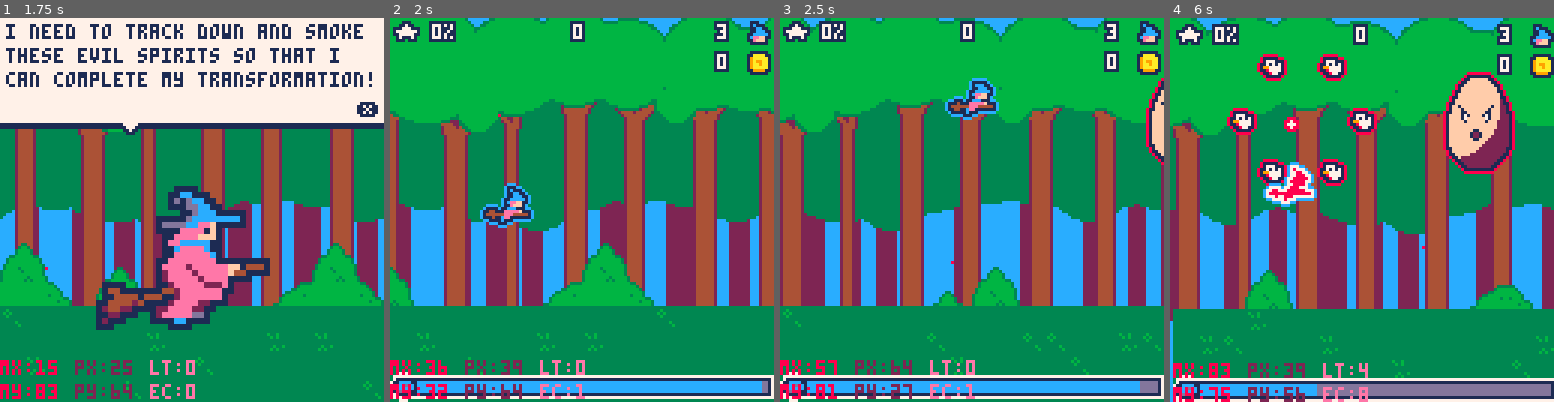
Above: before the commit, frames 1-4 (left to right).
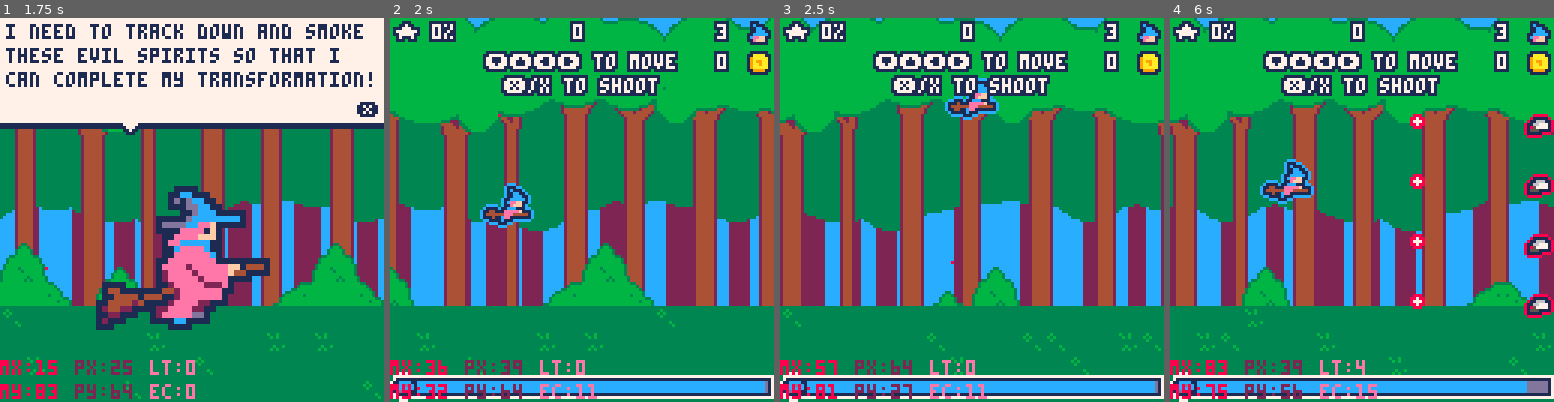
Above: after the commit, the same moments.

Repository: roseblack02/pico8-witch_blaster
Game: PICO-8 cartridge witch_blaster.p8
Same seed, same stepped clock (60 frames per second), same inputs: the game is played once before the commit and once after it.
Inputs (mouse positions are in pixels of both pictures, inside the frame that each line leads up to):
- Up to frame 1 (1.75 s): tap X (X key) at 0.33, 1.07 s; click (280, 121) at 0.67 s; tap O (Z key) at 0.7, 1.7 s; click (46, 267) at 1.22 s; hold Right from 1.6 s (still down)
- Up to frame 2 (2 s): keep holding Right; click (497, 114) at 1.77 s; tap X (X key) at 1.85 s
- Up to frame 3 (2.5 s): release Right at 2.1 s; tap O (Z key) at 2.1 s; hold Up 2.15-2.42 s; click (952, 259) at 2.32 s; hold Right from 2.47 s (still down)
- Up to frame 4 (6 s): tap O (Z key) every 0.4 s from 2.5 to 5.7 s; click (1404, 106) at 2.87 s; tap X (X key) at 2.97, 4.08, 5.2 s; release Right at 3.03 s; hold Left 3.08-3.58 s; click (1465, 256) at 3.42 s; hold Down 3.63-3.97 s; click (1231, 102) at 3.97 s; hold Right 4.02-4.68 s; click (1292, 248) at 4.52 s; hold Up 4.73-5.03 s; click (1354, 94) at 5.07 s; hold Left 5.08-5.68 s; click (1419, 244) at 5.62 s; hold Down from 5.73 s (still down)

Frame 1 is identical in both runs. In frame 2, 4.4% of the frame differs, in the area x 24-98%, y 8-100%; in frame 3, 5.2%; in frame 4, 34%, in the area x 0-100%, y 0-100%.

Commit message:
you can reset level or return to menu when out of lives

Diff:
--- a/witch_blaster.p8
+++ b/witch_blaster.p8
@@ -4,12 +4,13 @@
 --main tab
 
 --[[todo
-	death screen
-
-	make 7 levels (4 and 7 are bosses)
-	make boss enemies (egg) (wizard)
+	maybe an extra level or 2?
+
+	fix
 
 	refine tutorial level
+
+	sfx for buttons
 
 	game music
 	shop music
@@ -50,7 +51,7 @@
 	--get level info from text file
 	#include levels.lua
 	levels={level1,level2,level3,level4,level5,level6,level7}
-	level=7
+	level=1
 	level_timer=0
 	wave1,wave2,wave3=true,false,false
 	level_clear=false
@@ -127,15 +128,10 @@
 			self.velocity_x*=0.85
 			self.velocity_y*=0.85
 
-			if self.dead then
-				if(btnp(2)) option=1
-				if(btnp(3)) option=2
-			else
-				if (btn(0)) self.velocity_x-=0.75
-				if (btn(1)) self.velocity_x+=0.75
-				if (btn(2)) self.velocity_y-=0.75 self.down=true
-				if (btn(3)) self.velocity_y+=0.75 self.up=true
-			end
+			if (btn(0)) self.velocity_x-=0.75
+			if (btn(1)) self.velocity_x+=0.75
+			if (btn(2)) self.velocity_y-=0.75 self.down=true
+			if (btn(3)) self.velocity_y+=0.75 self.up=true
 
 			self.velocity_x=mid(-2,self.velocity_x,2)
 			self.velocity_y=mid(-2,self.velocity_y,2)
@@ -161,9 +157,6 @@
 					level_clear=false
 					sfx(5)
 					if(music_on=="on")music(0)
-				elseif self.dead then
-					if(option==1)state="menu"
-					if(option==2)state="shop" close=true open=false
 				else
 					--blast
 					if (self.mag_level==100) self.blast=true explosion(blast_particle,self.x+2,self.y-10) sfx(3)
@@ -236,7 +229,7 @@
 			if (self.e_level<1 and self.lives<1) self.dead=true
 		end,
 		draw=function(self)
-			if (not self.dead)outlined_sprites(self.sprite,12,self.x-8,self.y-8,2,2)
+			outlined_sprites(self.sprite,12,self.x-8,self.y-8,2,2)
 		end,
 		check_collision=function(self)
 			--enemy collision
@@ -434,7 +427,8 @@
 	for pickup in all(pickup_objs)do
 		pickup:update()
 	end
-	player:update()
+
+	if(not player.dead)player:update()
 
 	--side scrolling
 	map_x+=map_speed
@@ -467,7 +461,21 @@
 		--end level based on timer and on if there are no enemies
 		elseif level_timer>30 and #enemy_objs<1 then
 			level_clear=true
-			level_timer=0
+		end
+	end
+
+	--controls for death screen
+	if player.dead then
+		if(btnp(2)) option=1
+		if(btnp(3)) option=2
+
+		if btnp(4) then
+			if option==1 then
+				state="menu"
+				if(music_on=="on")music(0)
+			end
+
+			if(option==2)reset_info()
 		end
 	end
 
@@ -519,7 +527,8 @@
 	for pickup in all(pickup_objs)do
 		pickup:draw()
 	end
-	player:draw()
+
+	if(not player.dead)player:draw()
 
 	--explosions
 	draw_explosion(hit_particle,{7,8,8,2})
@@ -621,9 +630,9 @@
 		if(cursor.y==74) buying=false close=true sfx(5)
 	end
 
-	--leavinf dialogue
+	--leaving dialogue
 	if close and btnp(5) then
-		close,open,wave1=false,true,true
+		close,open=false,true
 		level+=1
 		sfx(5)
 		reset_info()
@@ -1290,8 +1299,15 @@
 	--remove old bullets
 	remove(bullet_objs)
 
+	--remove old enemies
+	remove(enemy_objs)
+
+	--reset level info
+	level_timer=0
+	level_clear,wave1=false,true
+
 	--reset player position, points, and powerup for next level
-	player.x,player.y,player.powerup,player.points,player.e_level,player.dead=25,64,"",0,116,false
+	player.x,player.y,player.powerup,player.points,player.e_level,player.dead,player.hit_timer=25,64,"",0,116,false,0
 
 	--reset more stats if starting from intro screen
 	if state=="intro" then
@@ -1557,10 +1573,10 @@
 end
 
 function static_background()
-	back_trees(back_tree_x)
-	front_trees(front_tree_x)
+	back_trees(0)
+	front_trees(0)
 	rectfill(0,96,128,128,3)
-	map(map_x,0)
+	map(0,0)
 end
 __gfx__
 00000000000000001110000000000000000000000000000077700000000000000000000000000000011111000000000000000000111100000000000000000000
